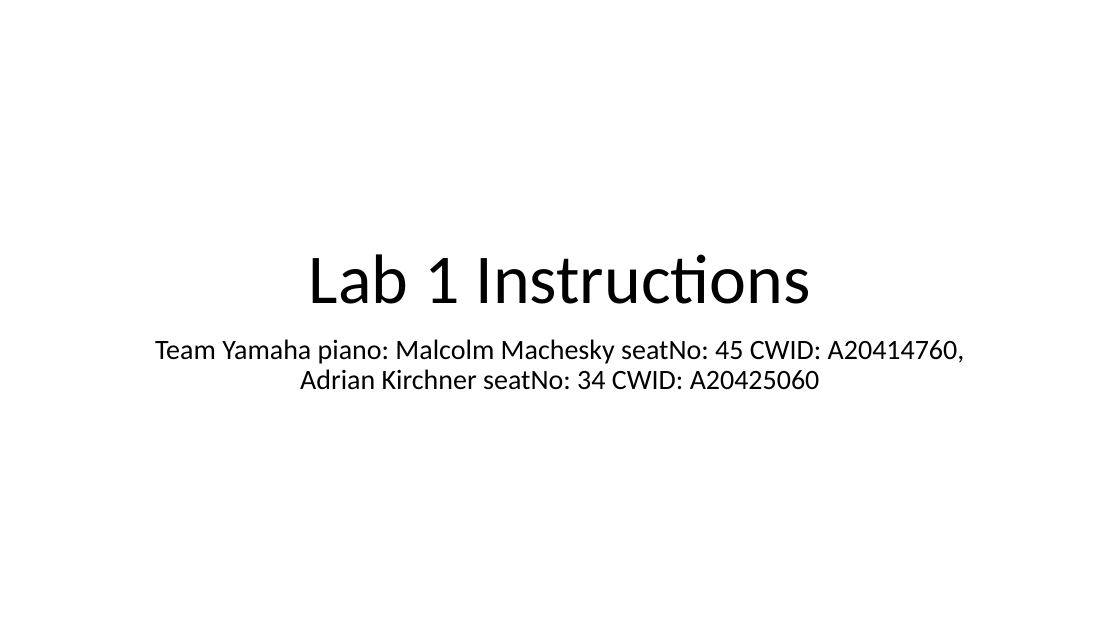
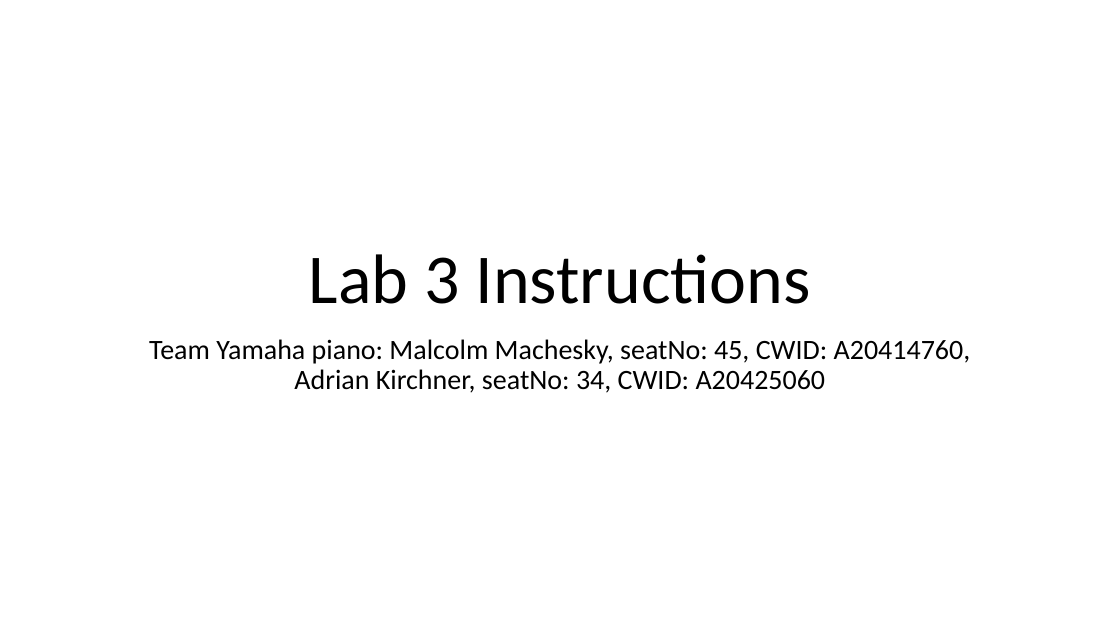
Before and after one commit to malcolm5858/Lab-1-cs-430, a slide deck: slide 1 of Lab-1-cs-430/Lab1Instructions.pptx. Drawn at 1120x630 pixels with LibreOffice and Linux fonts; fonts in the diff are those of the drawing. Boxes give left, top, right and bottom in pixels: in the first picture for what was removed or moved away, otherwise in the second. Text is boxed around its words. In the diff, an @@ line names an element or a change of style, - is before the commit and + after.

```diff
--- a/Lab-1-cs-430/Lab1Instructions.pptx
+++ b/Lab-1-cs-430/Lab1Instructions.pptx
@@ title at [309, 254, 811, 304]: text changed @@
-Lab 1 Instructions
+Lab 3 Instructions
@@ subtitle at [149, 339, 971, 393]: text changed @@
-Team Yamaha piano: Malcolm Machesky seatNo: 45 CWID: A20414760, Adrian Kirchner seatNo: 34 CWID: A20425060
+Team Yamaha piano: Malcolm Machesky, seatNo: 45, CWID: A20414760, Adrian Kirchner, seatNo: 34, CWID: A20425060
```
Also in this commit, not shown: 1 other slide changed, 5 other files.
